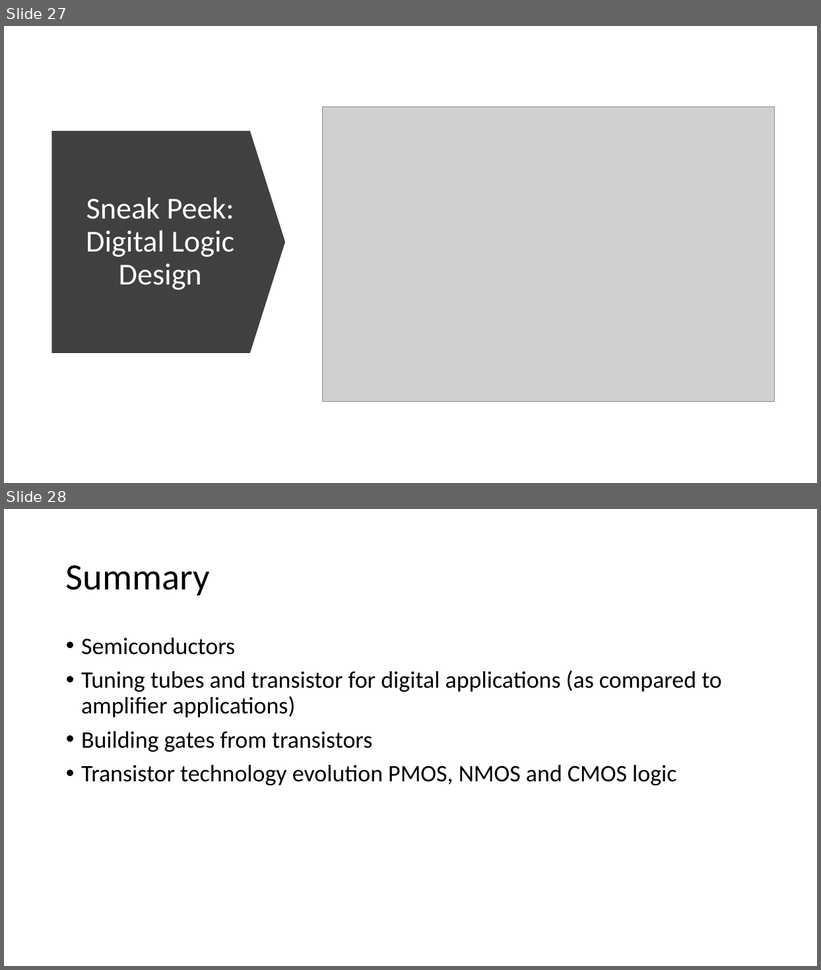
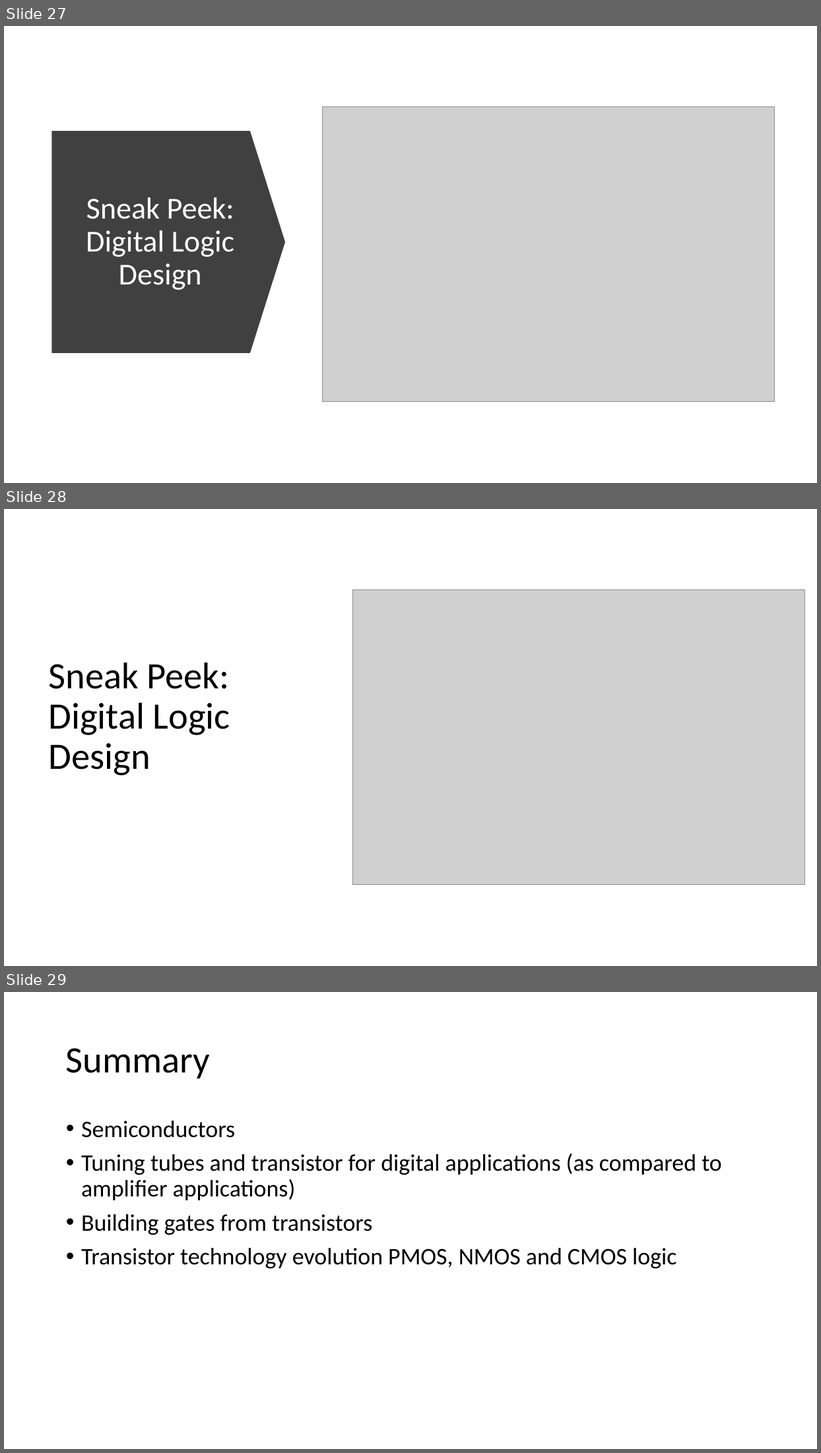
Before and after one commit to csev/ca4e, a slide deck: lectures/02-SolidState.pptx. Shown one above the other, each under a label of ours: slides 27 and 28 before the commit, slides 27, 28 and 29 after it. The pictures are 821x970 and 821x1453 pixels, drawn with LibreOffice and Linux fonts; fonts in the diff are those of the drawing; grey boxes stand for pictures. Boxes give left, top, right and bottom in pixels: in the first picture for what was removed or moved away, otherwise in the second. Text is boxed around its words. In the diff, an @@ line names an element or a change of style, - is before the commit and + after.

```diff
--- a/lectures/02-SolidState.pptx
+++ b/lectures/02-SolidState.pptx
@@ slide 28 added at (4,509,817,966), background #FFFFFF @@
@@ picture added at (353,590,805,885) @@
@@ title added at (49,662,230,776), 44 pt, text #000000 @@
+Sneak Peek: Digital Logic Design
@@ what was slide 28 is now slide 29 @@
```
Also in this commit, not shown: 2 slides changed, 2 other files.
